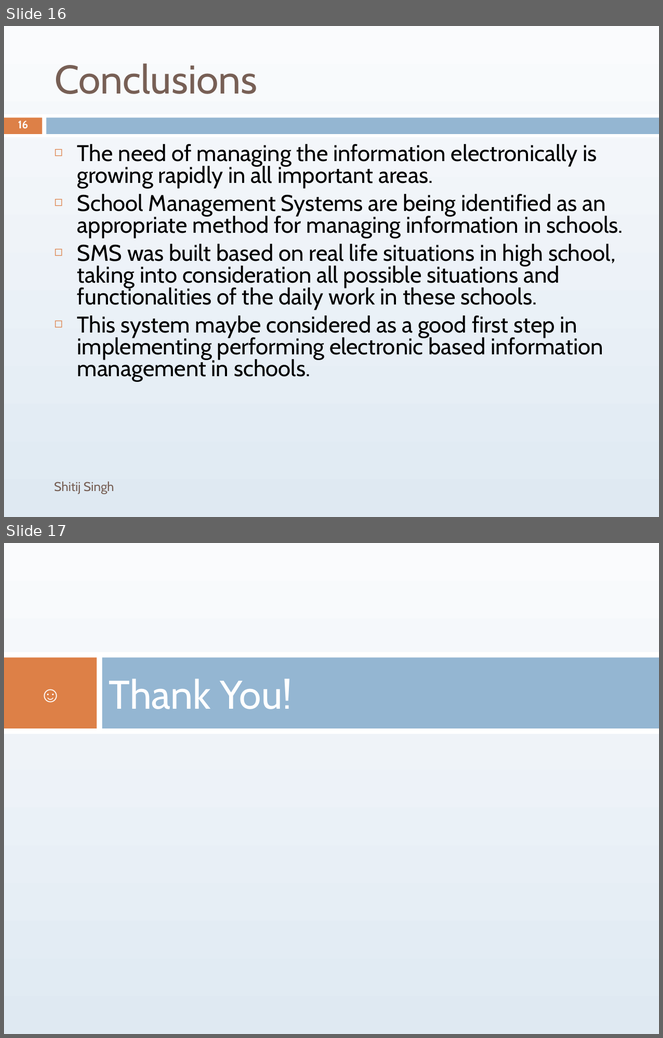
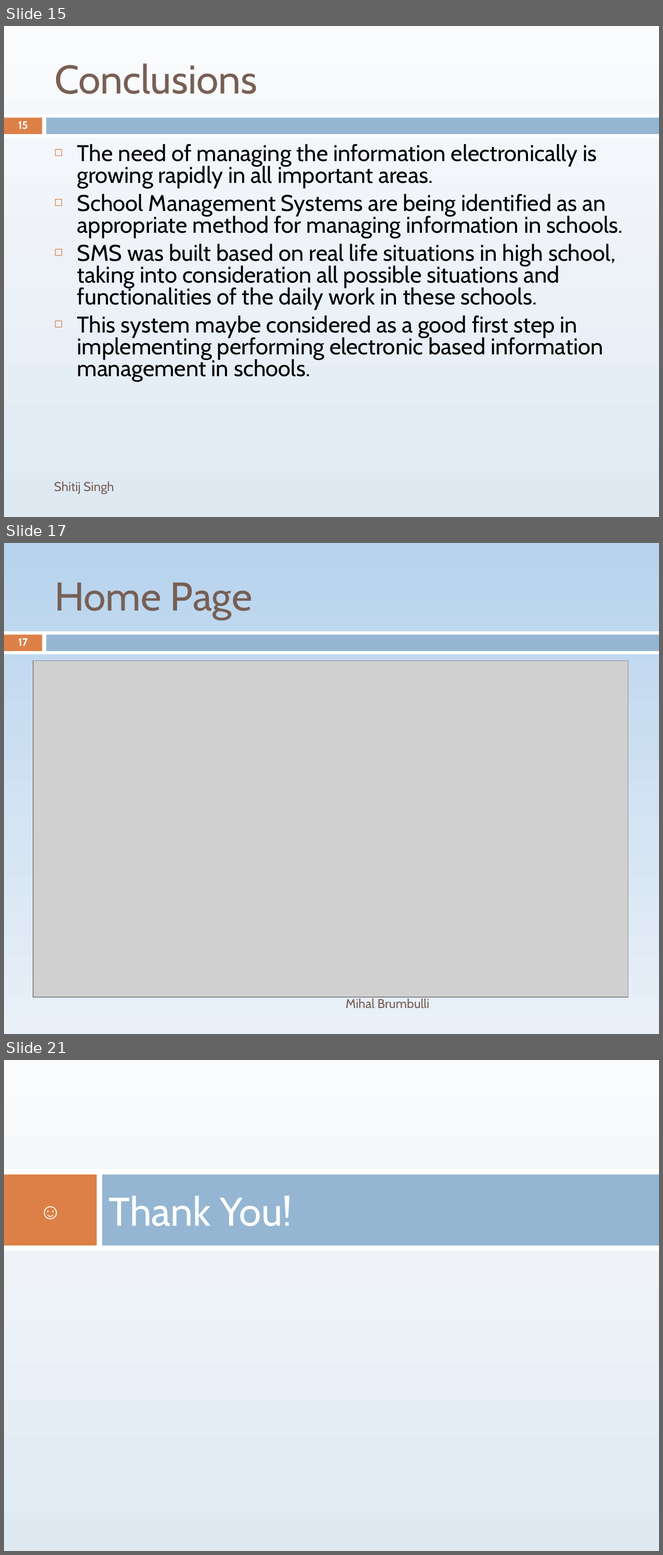
Before and after one commit to shitijbmw/myproject, a slide deck: sms.ppt. Shown one above the other, each under a label of ours: slides 16 and 17 before the commit, slides 15, 17 and 21 after it; the slides between them are not shown. The pictures are 663x1038 and 663x1555 pixels, drawn with LibreOffice and Linux fonts; fonts in the diff are those of the drawing; grey boxes stand for pictures. Boxes give left, top, right and bottom in pixels: in the first picture for what was removed or moved away, otherwise in the second. Text is boxed around its words. In the diff, an @@ line names an element or a change of style, - is before the commit and + after.

```diff
--- a/sms.ppt
+++ b/sms.ppt
@@ slide 17 added at bbox=[4, 543, 659, 1034], background gradient #B7D3ED to #E9F0F8; not listed: 3 template elements that a slide beside it also shows @@
@@ title added at bbox=[54, 583, 253, 619], 44 pt, text #775F55 @@
+Home Page
@@ page number added at bbox=[18, 638, 27, 646], 12 pt, text #FFFFFF, bold @@
+17
@@ picture added at bbox=[33, 661, 628, 997] @@
@@ text added at bbox=[346, 999, 429, 1008], 14 pt, text #775F55 @@
+Mihal Brumbulli
@@ what was slide 16 is now slide 15 @@
@@ page number at bbox=[18, 121, 28, 129]: text changed @@
-16
+15
@@ what was slide 17 is now slide 21 @@
```
Also in this commit, not shown: 3 slides changed, 3 other slides added.
